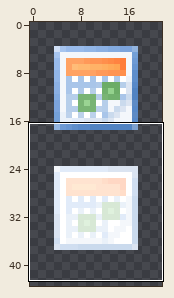
Two states of a pixel-art sprite, war/images/icons/calendar.png. The first picture is a wide view before the edit; the outline marks the close-up.
Close-up. Before the commit:
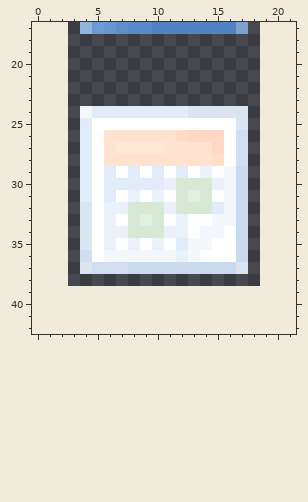
The file is 16x36 pixels. Colours within 5 levels of each other are drawn and written as one. Shown: x 0..21, y 17..42. The old version is drawn lined up with the new one, on the new canvas.
The same view after the edit:
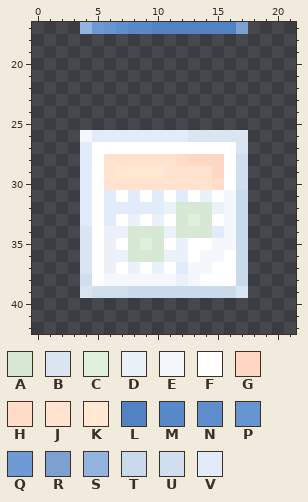
Palette (. is transparent): A #d7e8d5  B #dbe4f1  C #dff1dd  D #eaf1f9  E #f4f7fb  F #ffffff  G #ffd7c4  H #ffddc9  J #ffe3d0  K #ffe9d3  L #5183c2  M #5889c8  N #5e8ecb  P #6795d1  Q #6e9ad4  R #7ca0cf  S #92b4df  T #cadaed  U #d0def0  V #e1ebf9
Edits made:
{"change": "canvas 16x36 -> 22x44, the old top-left corner now at 3,3"}
{"y":24,"x":4,"old":"EVVVVVVVVBBBBB","new":".............."}
{"y":25,"x":4,"old":"VFFFFFFFFFFFFB","new":".............."}
{"y":26,"x":4,"old":"VFJJJJJJHGGGFU","new":"EVVVVVVVVBBBBB"}
{"y":27,"x":6,"old":"JKKKKJJJJG","new":"FFFFFFFFFF"}
{"y":27,"x":17,"old":"U","new":"B"}
{"y":28,"x":12,"old":"JJJH","new":"HGGG"}
{"y":29,"x":6,"old":"VFVFVFVFDFET","new":"JKKKKJJJJGFU"}
{"y":30,"x":6,"old":"VVVVVDAAADET","new":"JJJJJJJJJHFU"}
{"y":31,"x":8,"old":"D","new":"V"}
{"y":31,"x":10,"old":"D","new":"V"}
{"y":31,"x":12,"old":"ACA","new":"VFD"}
{"y":32,"x":4,"old":"B","new":"V"}
{"y":32,"x":6,"old":"DDAAA","new":"VVVVV"}
{"y":32,"x":15,"old":"V","new":"D"}
{"y":33,"x":4,"old":"B","new":"V"}
{"y":33,"x":6,"old":"D","new":"V"}
{"y":33,"x":8,"old":"ACA","new":"DFD"}
{"y":33,"x":12,"old":"DFFE","new":"ACAF"}
{"y":34,"x":12,"old":"DFEEF","new":"AAAVE"}
{"y":35,"x":8,"old":"DFD","new":"ACA"}
{"y":35,"x":12,"old":"VEEFF","new":"DFFEE"}
{"y":36,"x":4,"old":"U","new":"B"}
{"y":36,"x":6,"old":"EEEEEE","new":"DDAAAD"}
{"y":36,"x":13,"old":"EFF","new":"FEE"}
{"y":37,"x":5,"old":"UUUTTTTTTTTTB","new":"FDFDFDFVEEFFT"}
{"y":38,"x":4,"old":"..............","new":"UFEEEEEEDEFFFT"}
{"y":39,"x":4,"old":"..............","new":"BUUUTTTTTTTTTB"}
